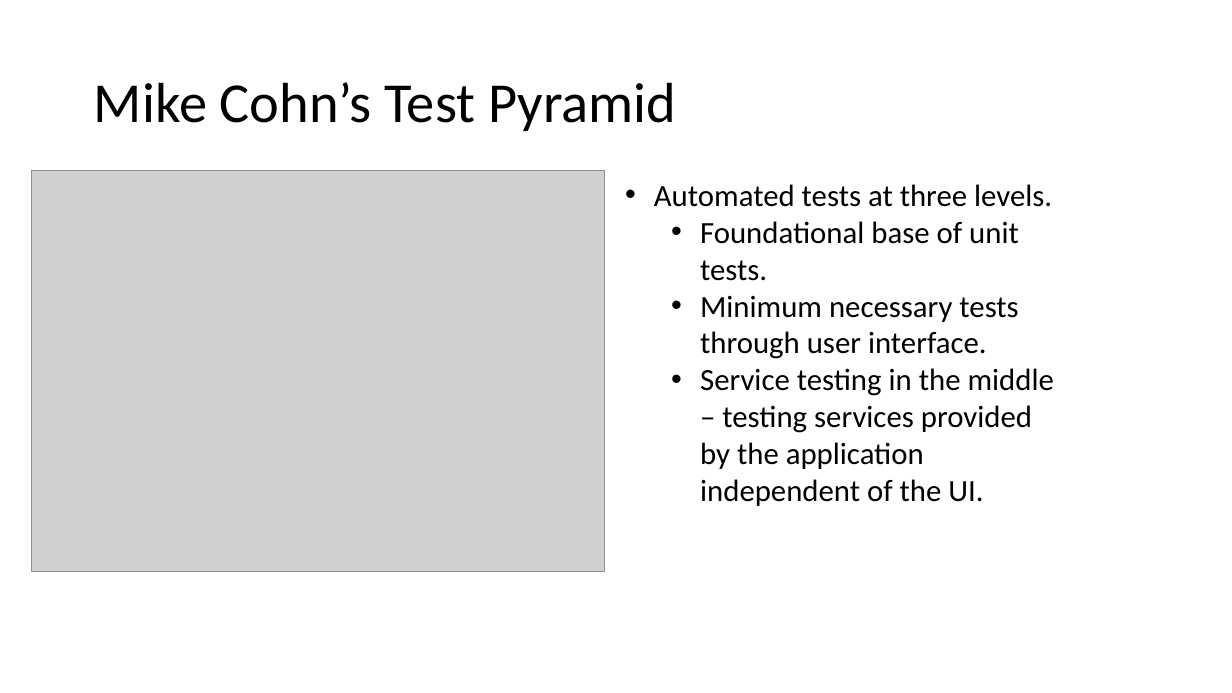
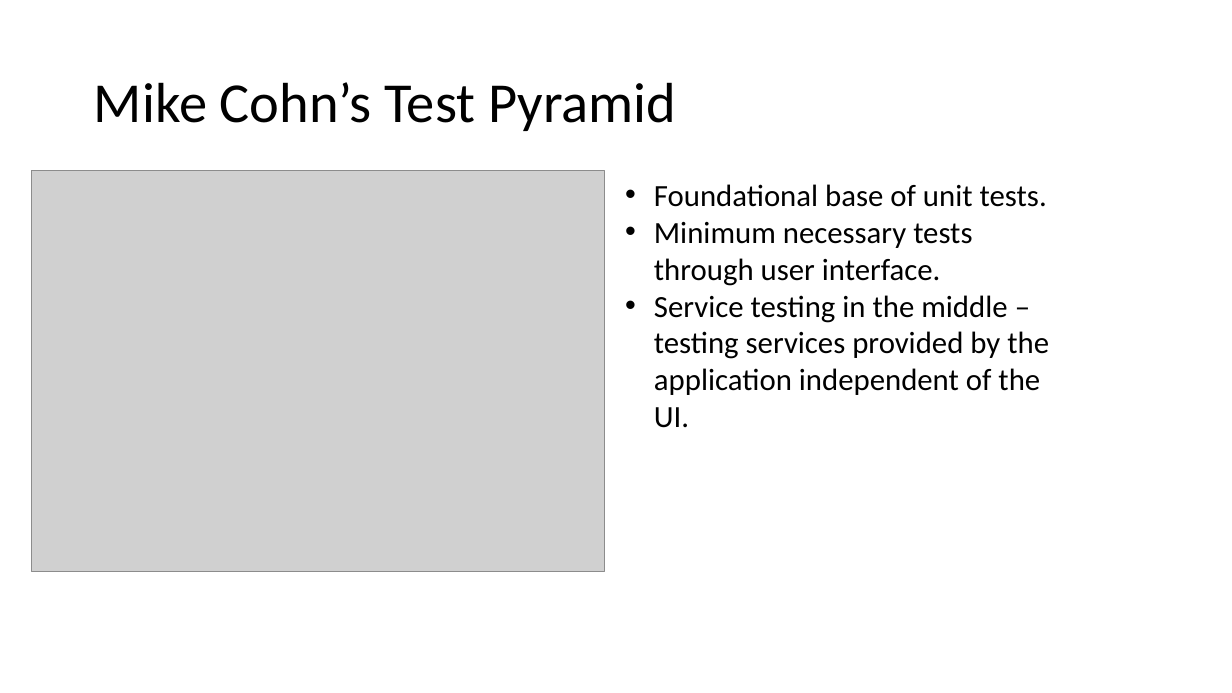
Before and after one commit to weaverj/testpyramidexample, a slide deck: slide 2 of Test Pyramid Presentation.pptx. Drawn at 1232x693 pixels with LibreOffice and Linux fonts; fonts in the diff are those of the drawing; grey boxes stand for pictures; background and template pictures are left out. Boxes give left, top, right and bottom in pixels: in the first picture for what was removed or moved away, otherwise in the second. Text is boxed around its words. In the diff, an @@ line names an element or a change of style, - is before the commit and + after.

```diff
--- a/Test Pyramid Presentation.pptx
+++ b/Test Pyramid Presentation.pptx
@@ text "Foundational base of unit tests." at [654,184,1049,428]: list level 2 to 1 in "Foundational base of unit tests."; list level 2 to 1 in "Minimum necessary tests through user ..."; list level 2 to 1 in "Service testing in the middle ..." @@
@@ text at [654,184,1052,207]: paragraph removed @@
-• Automated tests at three levels.
```
Also in this commit, not shown: 2 other slides changed, 4 slides added, 3 slides removed.
